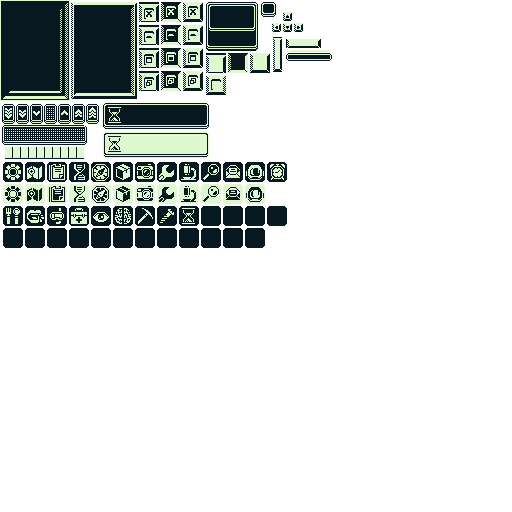
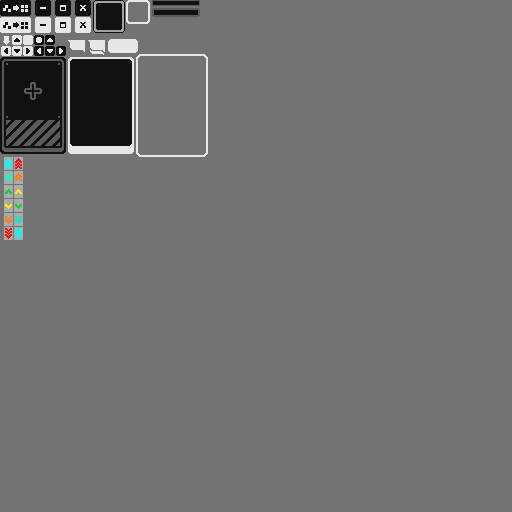
Layer changes from the first w=512, h=512 image to the second:
painted on "图层 15" over [left=4, top=2, right=203, bottom=240]
hid "图层 16", painted on it over [left=4, top=75, right=226, bottom=240]
renamed "图层 12 拷贝" to "图层 695 拷贝", moved it above "图层 14", painted on it over [left=2, top=0, right=200, bottom=159]
removed layer "图层 17" over [left=3, top=206, right=133, bottom=226]
removed layer "图层 252 拷贝 2" over [left=3, top=206, right=287, bottom=248]
removed layer "图层 252 拷贝" over [left=3, top=162, right=287, bottom=204]
added layer "图层 13" above "图层 12" over [left=126, top=0, right=150, bottom=24]
moved "图层 12" above "图层 3", painted on it over [left=2, top=54, right=208, bottom=157]
showed "图层 3", painted on it over [left=0, top=0, right=512, bottom=512]
added layer "图层 6" above "图层 698 拷贝 3" over [left=0, top=0, right=91, bottom=16]
moved "图层 11" above "图层 10", painted on it over [left=68, top=12, right=303, bottom=52]
removed layer "图层 24" over [left=286, top=50, right=332, bottom=61]
removed layer "图层 21 拷贝" over [left=103, top=132, right=209, bottom=158]
removed layer "图层 21" over [left=103, top=103, right=209, bottom=129]
added layer "图层 10" above "图层 214 拷贝" over [left=68, top=57, right=134, bottom=154]
added layer "图层 214 拷贝" above "组 1" over [left=0, top=57, right=66, bottom=154]
moved "图层 9" into group "组 1", painted on it over [left=94, top=2, right=276, bottom=112]
moved "图层 8" into group "组 1", painted on it over [left=93, top=2, right=395, bottom=340]
removed layer "图层 1" over [left=0, top=0, right=70, bottom=101]
removed layer "图层 25" over [left=206, top=53, right=270, bottom=73]
added layer "图层 7" above "图层 5" over [left=93, top=0, right=125, bottom=33]
added layer "图层 5" above "图层 2" over [left=0, top=17, right=91, bottom=33]
"图层 2": opacity 100% → 59%, moved it below "图层 5", painted on it over [left=0, top=0, right=512, bottom=512]
…and 7 more changes (4 added, 3 removed)
